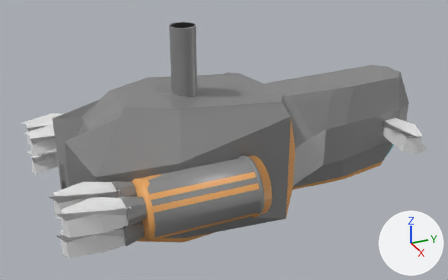
A saved change to the FBX model Assets/Model/QuickShip.fbx.
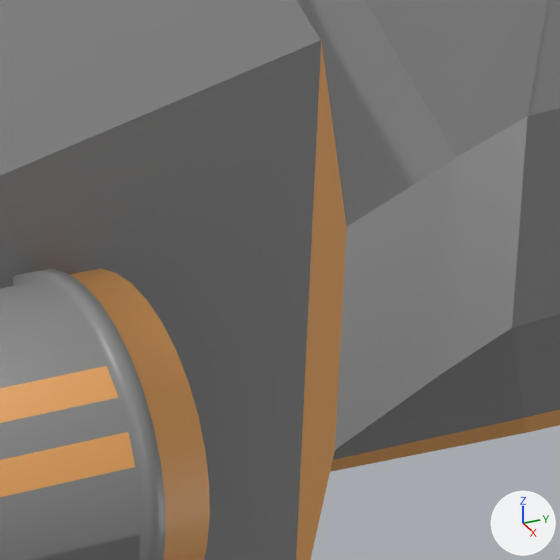
The first picture shows the older version from a 50 mm camera at (6.35, -2.36, 3.27) aimed at (0.03, 0.49, 0.11). The close-ups show both versions on the part from 53% to 74% of the width and 39% to 73% of the height of that picture; other places that the commit changed are outside them. Arrows for +X, +Y and +Z are at lower right; the lights stay in place.

Before the edit, the objects in view are built like this:
```python
me_cube_011 = bpy.data.meshes.new('Cube.011')
me_cube_011.from_pydata(...)  # 804 vertices, 701 faces; spans x -1.36..1.36, y -1.47..3.15, z -0.85..0.84
# faces by material slot: [390, 274, 12, 25]
me_cube_011.materials.append(mat_ship_body)  # grey #888888
me_cube_011.materials.append(mat_ship_trim)  # orange #e7a55e
me_cube_011.materials.append(mat_ship_glass)  # cyan #75dee7
me_cube_011.materials.append(mat_ship_dark_trim)  # dark blue #181942
ob_shipbody_001 = bpy.data.objects.new('ShipBody.001', me_cube_011)
ob_shipbody_001.location = (0.0, 0.0, 0.0)
```
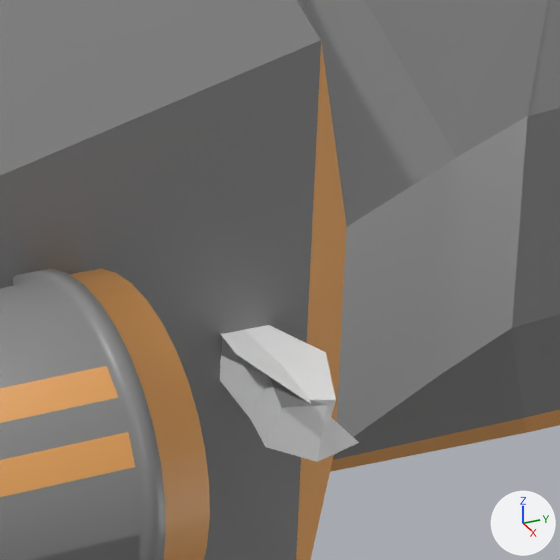
Pixel boxes [x1, y1, x2, y2] of what changed, in the close-ups (560 x 560 px):
'Double Left', added: after [220, 325, 359, 462]

Patch to the scene script:
```diff
--- a/Assets/Model/QuickShip.fbx.py
+++ b/Assets/Model/QuickShip.fbx.py
@@ me_cube_008_1 @@
+me_cube_008_1.from_pydata(...)  # 78 vertices, 72 faces; spans x 0.41..1.19, y -0.65..2.3, z -0.63..0.13
@@ ob_double_left @@
+ob_double_left = bpy.data.objects.new('Double Left', me_cube_008_1)
+ob_double_left.location = (0.0, 0.0, 0.0)
```
